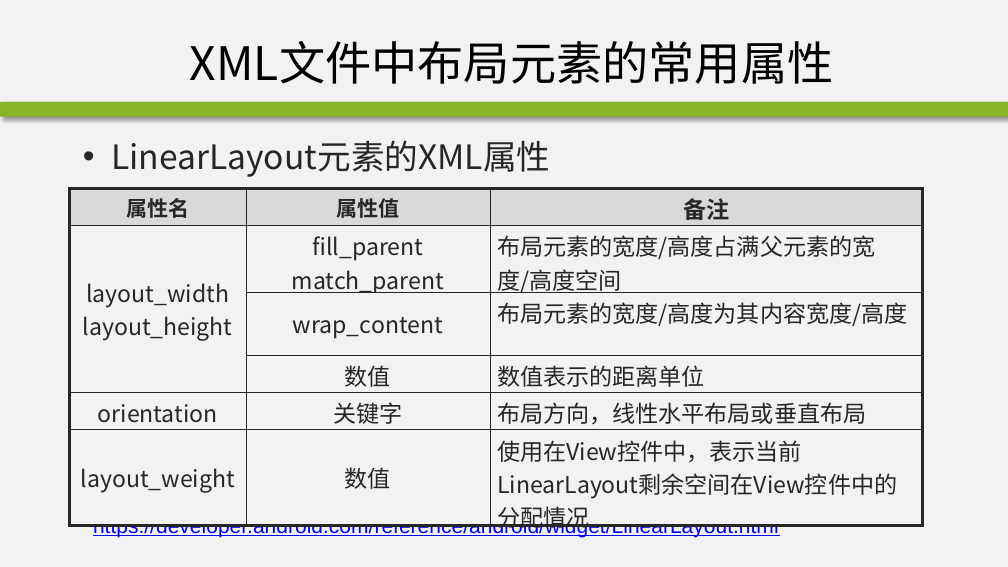
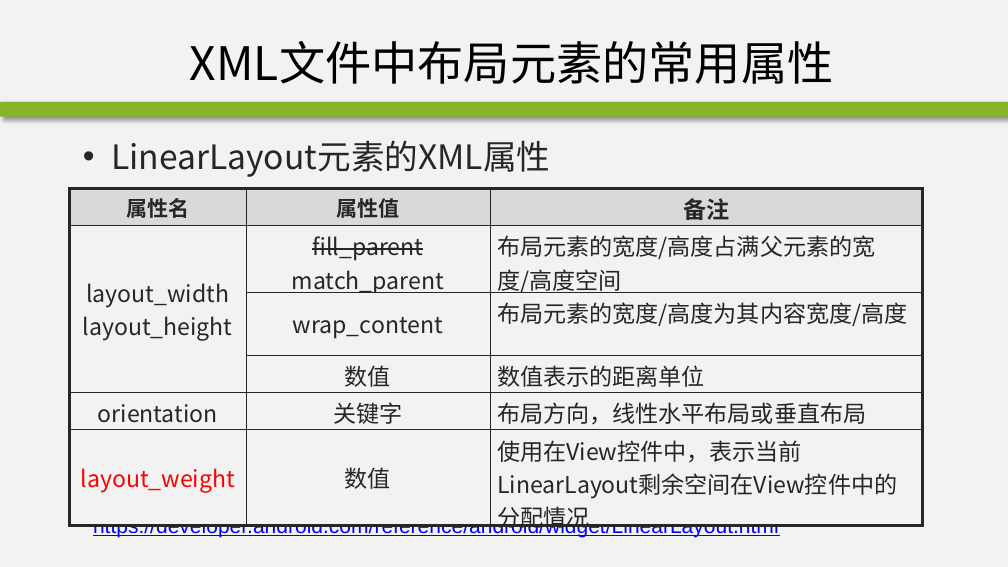
Before and after one commit to edu2act/course-android, a slide deck: slide 17 of materials/slides/ch02-2.pptx (slide 18 before the commit). Drawn at 1008x567 pixels with LibreOffice and Linux fonts; fonts in the diff are those of the drawing; background and template pictures are left out. Boxes give left, top, right and bottom in pixels: in the first picture for what was removed or moved away, otherwise in the second. Text is boxed around its words. In the diff, an @@ line names an element or a change of style, - is before the commit and + after.

```diff
--- a/materials/slides/ch02-2.pptx
+++ b/materials/slides/ch02-2.pptx
@@ table at bbox=[70, 188, 923, 500] @@
@@ strikethrough on in "fill_parent" @@
@@ text colour #262626 to #FF0000 in "layout_weight" @@
```
Also in this commit, not shown: 21 other slides changed, 5 slides added, 6 slides removed, 1 other file.
